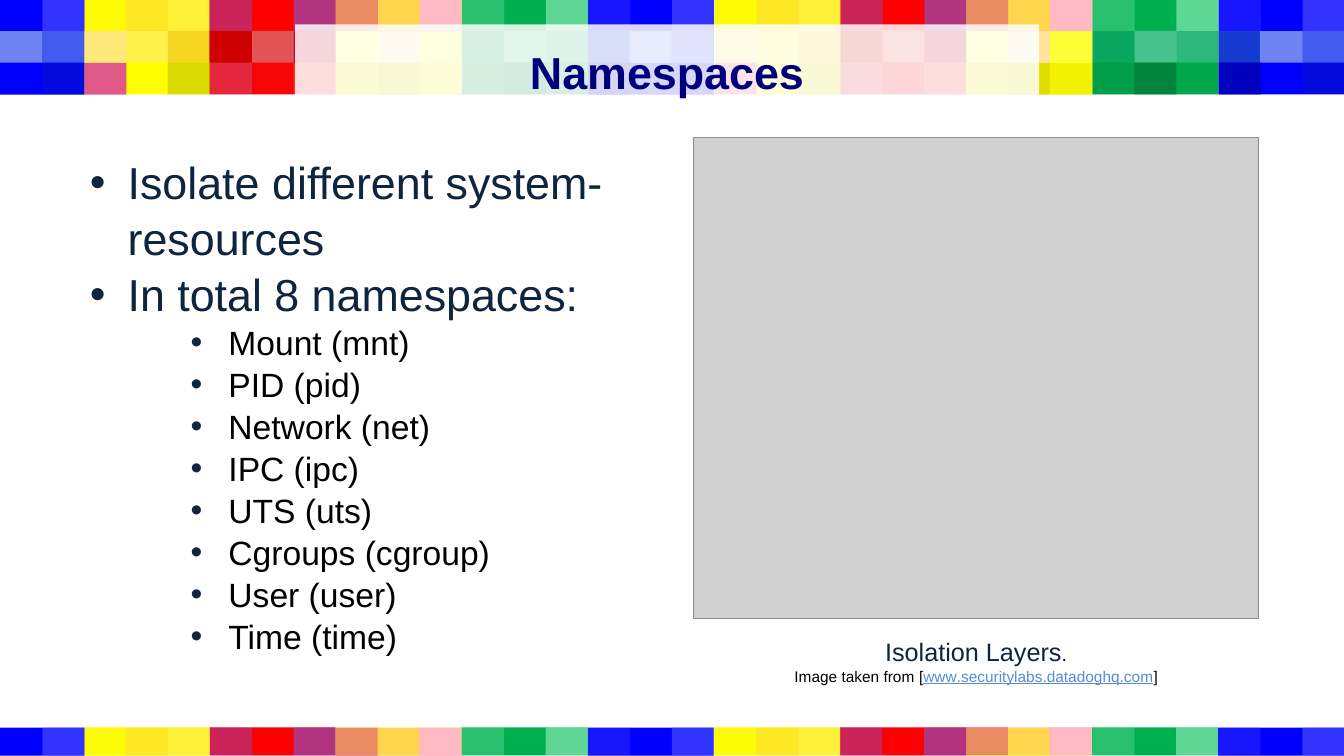
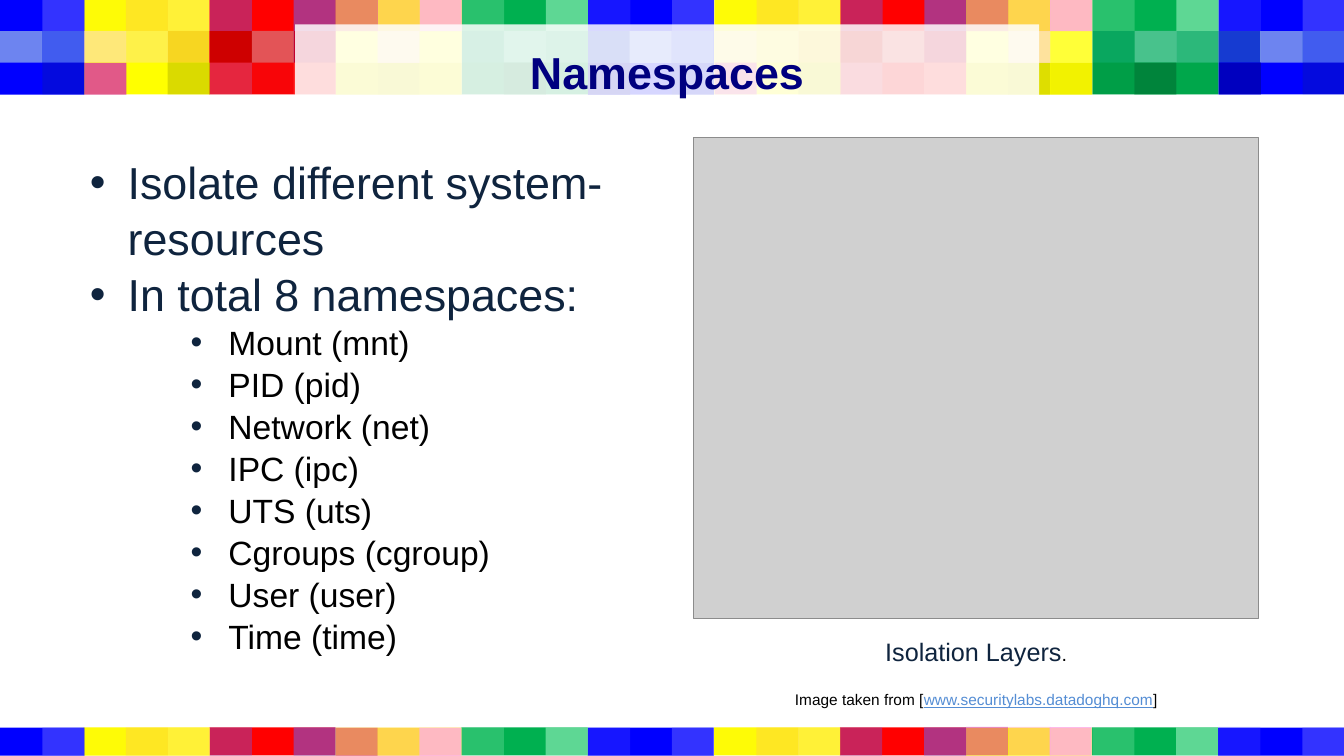
Before and after one commit to davunt01/CSaN-Container-Security, a slide deck: slide 8 of Presentation1.pptx. Drawn at 1344x756 pixels with LibreOffice and Linux fonts; fonts in the diff are those of the drawing; grey boxes stand for pictures. Boxes give left, top, right and bottom in pixels: in the first picture for what was removed or moved away, otherwise in the second. Text is boxed around its words. In the diff, an @@ line names an element or a change of style, - is before the commit and + after.

```diff
--- a/Presentation1.pptx
+++ b/Presentation1.pptx
@@ text "Isolation Layers." rewrapped from box(794, 642, 1158, 685) to box(795, 642, 1157, 709) @@
```
Also in this commit, not shown: 2 other slides changed, 1 other file.
